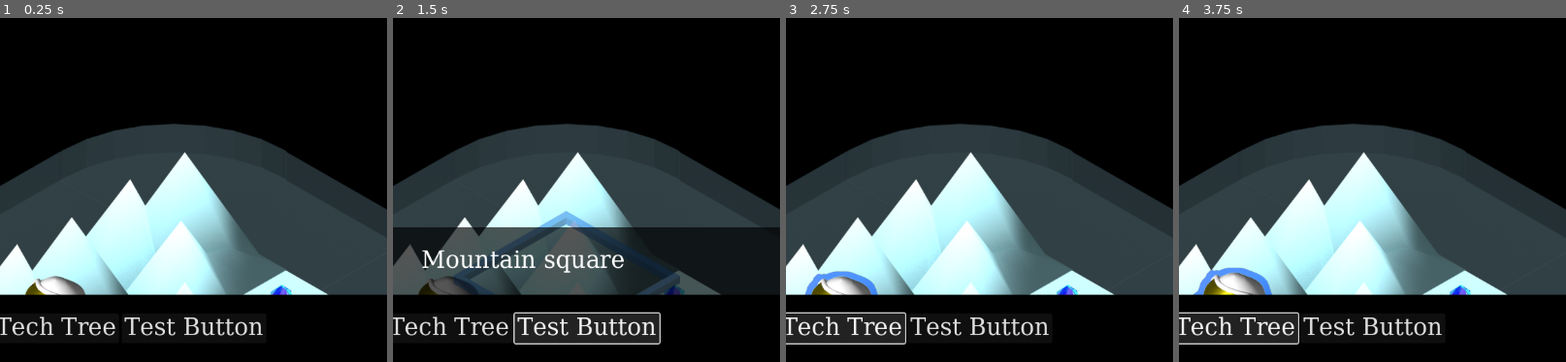
Above: before the commit, frames 1-4 (left to right).
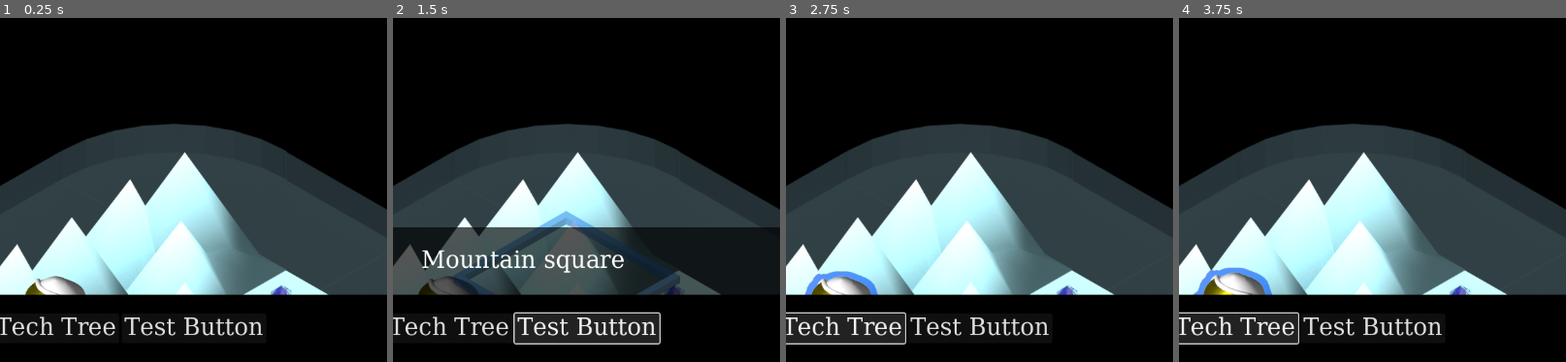
Above: after the commit, the same moments.

Repository: lifflander/stp
Game: Godot game, scene res://node_2d.tscn
Two runs of this game, one before a commit and one after it. Both use one fixed random seed, a clock stepped at 60 frames per second and the inputs below.
Inputs:
- Up to frame 1 (0.25 s): no input
- Up to frame 2 (1.5 s): click "Tech Tree" at 0.5 s; click "Test Button" at 1.25 s
- Up to frame 3 (2.75 s): click "Tech Tree" at 2 s
- Up to frame 4 (3.75 s): click "Test Button" at 2.75 s; click "Tech Tree" at 3.5 s
The pictures show only the part of the screen within x 40-90%, y 50-100%; the shares and areas given below are measured in that part.

The runs differ from the first frame. In frame 1, 0.1% of the frame differs, in the area x 69-76%, y 77-81%; in frame 2, less than 0.1%; in frame 3, 0.1%; in frame 4, 0.1%.

Commit message:
Population bar, with unit tracking

Diff:
--- a/Circle2D.gd
+++ b/Circle2D.gd
@@ -4,7 +4,7 @@
 var color : Color = Color(0,0,0,1)
 
 func _draw():
-	draw_circle(position, radius, color)
+	draw_circle(to_local(get_parent().global_position) + position, radius, color)
 
 # Called when the node enters the scene tree for the first time.
 func _ready():
--- a/LogicEngine.gd
+++ b/LogicEngine.gd
@@ -53,6 +53,7 @@
 	var border_lines : Array[Line2D] = []
 	var highlight_border_lines : Array[Line2D] = []
 	var population_bar : PopulationBar2 = null
+	var supported_units : Array[Unit] = []
 
 	func _init(in_le : LogicEngine, in_tile_map : IsoTileMap, in_location : Vector2i):
 		tile_map = in_tile_map
@@ -65,6 +66,16 @@
 		le.map.getTileVec(location).owned_by_base = self
 		for tile in tiles_inside:
 			le.map.getTileVec(tile).owned_by_base = self
+
+	func addSupportedUnit(unit : Unit):
+		supported_units.append(unit)
+		population_bar.unitAdded()
+
+	func canSupportMoreUnits():
+		return supported_units.size() < level + 1
+
+	func getNumberOfSupportedUnits() -> int:
+		return supported_units.size()
 
 	func increasePopulation():
 		print("increasePopulation")
@@ -76,6 +87,8 @@
 			population_bar.setLevel(level)
 			population = 0
 			population_bar.setPopulation(population)
+			base_coord = Vector2i(level-1, 0)
+			tile_map.updateCity(self)
 
 	func calculateBorder(distance : int = 1):
 		tiles_inside = calculateBorderImpl([location], 1, distance)
--- a/PopuationBar.gd
+++ b/PopuationBar.gd
@@ -2,28 +2,33 @@
 
 var divisions : int = 3
 var divisions_filled : int = 0
+var base : LogicEngine.Base
 
-func _init(base : LogicEngine.Base):
+func _init(in_base : LogicEngine.Base):
+	base = in_base
 	divisions = base.level + 1
 	rounded = true
 	show_percentage = false
-	#set_value(base.population / divisions * 100)
-	drawLines()
 
 func setPopulation(population : int):
 	print("setPopulation: ", population / float(divisions) * 100)
-	set_value(population / float(divisions) * 100)
 	divisions_filled = population
+	drawLines()
+
+func unitAdded():
 	drawLines()
 
 func setLevel(level : int):
 	divisions = level + 1
 
 func drawLines():
+	print("Draw lines")
 	for child in get_children():
 		remove_child(child)
 
-	for i in divisions_filled:
+	var num_supported_units : int = base.getNumberOfSupportedUnits()
+
+	for i in divisions:
 		var len = size.x;
 		var wid = size.y;
 		var div_start_x = len/divisions*i
@@ -31,8 +36,19 @@
 		var rect : Polygon2D = Polygon2D.new()
 		var pack_array : PackedVector2Array = PackedVector2Array([Vector2(div_start_x, 0), Vector2(div_stop_x, 0), Vector2(div_stop_x, wid), Vector2(div_start_x, wid)])
 		rect.set_polygon(pack_array)
-		rect.set_color(Color(0,0,1,1))
+		if i < divisions_filled:
+			rect.set_color(Color(0,0,1,1))
+		else:
+			rect.set_color(Color(0.5,0.5,0.5,1))
+
 		add_child(rect)
+
+		if num_supported_units > i:
+			var circle : Circle2D = Circle2D.new()
+			circle.color = Color(0.7, 0.7, 0.7, 1)
+			circle.set_position(Vector2(div_start_x + (div_stop_x - div_start_x)/2.0,wid/2))
+			circle.radius = 10
+			add_child(circle)
 
 	for i in divisions:
 		if i == 0:
@@ -42,8 +58,10 @@
 		var wid = size.y;
 		var line : Line2D = Line2D.new()
 		line.set_default_color(Color(1,1,1,1))
+		print("drawing line for:", i)
 		line.add_point(Vector2(len/divisions*i, 0))
 		line.add_point(Vector2(len/divisions*i, wid))
+		line.set_width(5)
 		add_child(line)
 
 # Called when the node enters the scene tree for the first time.
--- a/TileMap.gd
+++ b/TileMap.gd
@@ -94,25 +94,6 @@
 	var location : Vector2i
 	var tile_map : IsoTileMap
 	var le : LogicEngine
-
-	func _init(name : String, in_loc : Vector2i, in_le : LogicEngine, in_tile_map : IsoTileMap):
-		set_text(name)
-		location = in_loc
-		tile_map = in_tile_map
-		le = in_le
-
-	func _pressed():
-		if get_text() == "ColonyPod":
-			unit = LogicEngine.ColonypodUnit.new(le, tile_map, location)
-			le.players[0].units.append(unit)
-		elif get_text() == "Spaceman":
-			unit = LogicEngine.SpacemanUnit.new(le, tile_map, location)
-			le.players[0].units.append(unit)
-
-class ExtractResource extends Button:
-	var location : Vector2i
-	var tile_map : IsoTileMap
-	var le : LogicEngine
 	var base : LogicEngine.Base = null
 
 	func _init(name : String, in_loc : Vector2i, in_le : LogicEngine, in_tile_map : IsoTileMap, in_base : LogicEngine.Base):
@@ -123,8 +104,32 @@
 		base = in_base
 
 	func _pressed():
+		if get_text() == "ColonyPod":
+			unit = LogicEngine.ColonypodUnit.new(le, tile_map, location)
+		elif get_text() == "Spaceman":
+			unit = LogicEngine.SpacemanUnit.new(le, tile_map, location)
+
+		if unit:
+			le.players[0].units.append(unit)
+			base.addSupportedUnit(unit)
+
+class ExtractResource extends Button:
+	var location : Vector2i
+	var tile_map : IsoTileMap
+	var le : LogicEngine
+	var base : LogicEngine.Base = null
+
+	func _init(name : String, in_loc : Vector2i, in_le : LogicEngine, in_tile_map : IsoTileMap, in_base : LogicEngine.Base):
+		set_text(name)
+		location = in_loc
+		tile_map = in_tile_map
+		le = in_le
+		base = in_base
+
+	func _pressed():
 		print("extracted crystal")
 		base.increasePopulation()
+		tile_map.removeResource(location)
 
 func convertTo1D(idx : Vector2i) -> int:
 	return idx.x * width + idx.y
@@ -149,6 +154,9 @@
 
 	selection = SelectionState.new(map)
 
+func removeResource(t : Vector2i):
+	set_cell(resource_layer_id, t, -1, Vector2i(-1,-1))
+
 func drawTerrainLayer():
 	# Draw the base map layer
 	for x in range(width):
@@ -207,20 +215,13 @@
 	dcrc.add_child(new_label)
 #
 	var loc = base.location
-	var u1 = BuildUnit.new("ColonyPod", loc, logic_engine, self)
-	dcrc.add_child(u1)
-
-	var u2 = BuildUnit.new("Spaceman", loc, logic_engine, self)
-	dcrc.add_child(u2)
-#
-	#var u2 = BuildUnit.new(LogicEngine.ColonypodUnit.new(logic_engine, self, loc))
-	#dcrc.add_child(u2)
-#
-	#var u3 = BuildUnit.new(LogicEngine.SpacemanUnit.new(logic_engine, self, loc))
-	#dcrc.add_child(u3)
-#
-	#var u4 = BuildUnit.new(LogicEngine.TankUnit.new(logic_engine, self, loc))
-	#dcrc.add_child(u4)
+
+	if base.canSupportMoreUnits():
+		var u1 = BuildUnit.new("ColonyPod", loc, logic_engine, self, base)
+		dcrc.add_child(u1)
+
+		var u2 = BuildUnit.new("Spaceman", loc, logic_engine, self, base)
+		dcrc.add_child(u2)
 
 func setUIForSquare(tile : Map.Tile):
 	var dcr = get_parent().find_child("DynamicColorRect") as ColorRect
@@ -345,6 +346,8 @@
 			set_cell(selection_layer, selection.getTile(), 9, Vector2i(0,0), 0)
 			setUIForSquare(map.getTileVec(selection.getTile()))
 
+func updateCity(base : LogicEngine.Base):
+	set_cell(city_layer_id, base.location, base.base_source_id, base.base_coord, 0)
 
 func drawCity(base : LogicEngine.Base):
 	set_cell(city_layer_id, base.location, base.base_source_id, base.base_coord, 0)
@@ -369,12 +372,13 @@
 	var global_base_pos = to_global(base_pos)
 	var len = base.level+1
 	var new_pop_bar : PopulationBar2 = PopulationBar2.new(base)
-	global_base_pos.x -= len*200/2
+	global_base_pos.x -= len*120/2
 	global_base_pos.y += 75
 	new_pop_bar.position = global_base_pos
-	new_pop_bar.set_size(Vector2(len*200,50))
+	new_pop_bar.set_size(Vector2(len*120,50))
 	sprite_holder.add_child(new_pop_bar)
 	base.population_bar = new_pop_bar
+	new_pop_bar.drawLines()
 
 	for p in logic_engine.players:
 		for b in p.bases:
Binary file changed: assets/tilesets/Tileset_Overlay_Selection.png
